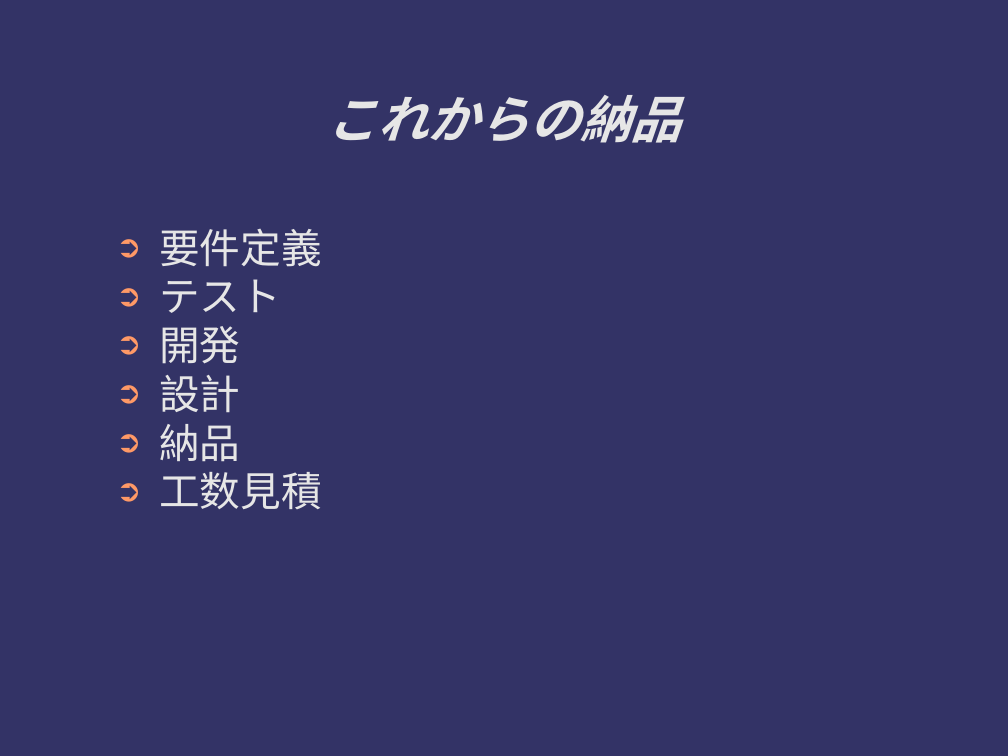
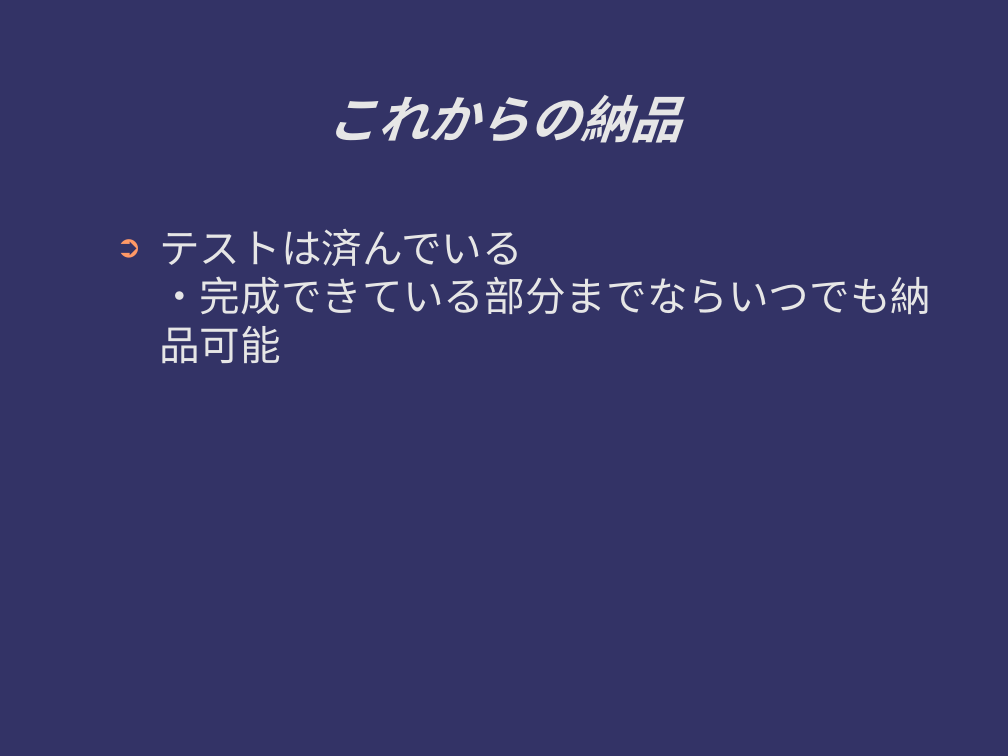
Before and after one commit to ichylinux/daddy, a slide deck: slide 14 of doc/concept.odp. Drawn at 1008x756 pixels with LibreOffice and Linux fonts; fonts in the diff are those of the drawing. Boxes give left, top, right and bottom in pixels: in the first picture for what was removed or moved away, otherwise in the second. Text is boxed around its words. In the diff, an @@ line names an element or a change of style, - is before the commit and + after.

```diff
--- a/doc/concept.odp
+++ b/doc/concept.odp
@@ text at [159, 229, 931, 364]: text changed @@
-➲ 要件定義
-➲ テスト
-➲ 開発
-➲ 設計
-➲ 納品
-➲ 工数見積
+➲ テストは済んでいる
+  ・完成できている部分までならいつでも納品可能
```
Also in this commit, not shown: 4 other slides changed.
